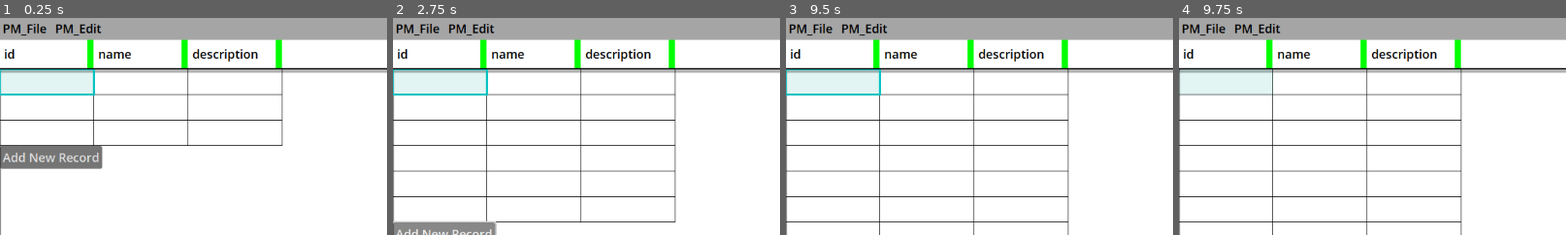
Above: before the commit, frames 1-4 (left to right).
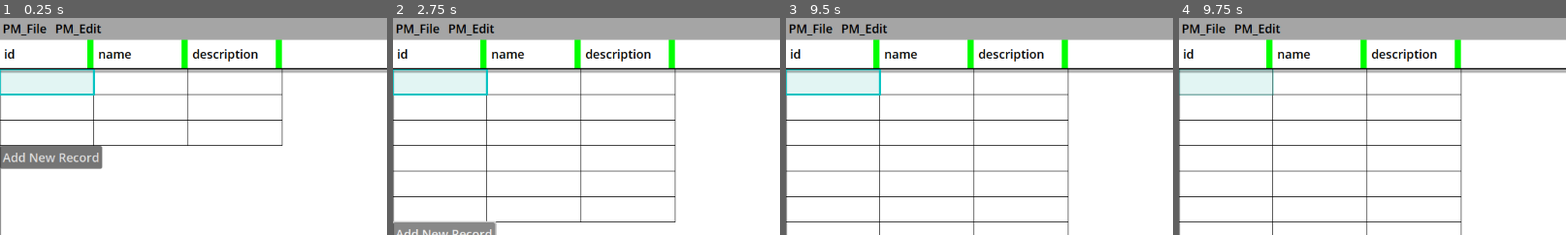
Above: after the commit, the same moments.

Repository: CoolDove/tabro
Game: Godot game, scene res://main.tscn
Same seed, same stepped clock (60 frames per second), same inputs: the game is played once before the commit and once after it.
Inputs (mouse positions are % of the whole screen's width and height, from its top left):
- Up to frame 1 (0.25 s): no input
- Up to frame 2 (2.75 s): click "Add New Record" at 0.5 s; click "Add New Record" at 1.25 s; click "Add New Record" at 2 s
- Up to frame 3 (9.5 s): click "Add New Record" at 2.75 s; click "Add New Record" at 3.5 s; click "Add New Record" at 4.25 s; click "Add New Record" at 5 s; click "Add New Record" at 5.75 s; click "Add New Record" at 6.5 s; click "Add New Record" at 7.25 s; click "Add New Record" at 8 s; click "Add New Record" at 8.75 s
- Up to frame 4 (9.75 s): tap Enter at 9.5 s; drag from (42, 53) to (60, 28) at 9.52 s
The pictures show only the part of the screen within x 0-50%, y 0-50%; the shares and areas given below are measured in that part.

Frames 1-3 are identical in both runs. In frame 4, 0.3% of the frame differs, in the area x 0-25%, y 23-36%.

Commit message:
show sth in inspector

Diff:
--- a/main.tscn
+++ b/main.tscn
@@ -77,7 +77,9 @@
 
 [node name="Inspector" type="VBoxContainer" parent="Window/Body/Inspector"]
 custom_minimum_size = Vector2(180, 0)
-layout_mode = 0
-offset_left = 972.0
-offset_right = 1152.0
-offset_bottom = 612.0
+layout_mode = 1
+anchors_preset = 15
+anchor_right = 1.0
+anchor_bottom = 1.0
+grow_horizontal = 2
+grow_vertical = 2
--- a/scenes/table_edit.gd
+++ b/scenes/table_edit.gd
@@ -155,7 +155,8 @@
 				var w = fields[i].width
 				width += w
 			var select_rect = Rect2i(xmin, p.y*cell_height, width, (s.y + 1)*cell_height)
-			grid.draw_rect(select_rect, Color(0x22afa222), true, 2)
+			grid.draw_rect(select_rect, Color(0x22afa222), true)
+			grid.draw_rect(select_rect, Color(0x22afa255), false, 2)
 
 		if draw_hover_cell is Rect2:
 			grid.draw_rect(draw_hover_cell, Color(0x00c2c1ff), false, 3)
@@ -256,26 +257,41 @@
 	grid.queue_redraw()
 
 func _update_select(new_select_region: Rect2i):
-	if select_region == new_select_region:
-		return
-
 	select_region = new_select_region
 	grid.queue_redraw()
-	# To instantiate the cell value editor.
-	#var celledit = _get_celledit_from_hover_cell(hover_cell)
-	#var data_row_idx = hover_cell.y
-	#var data_col_idx = hover_cell.x
-	#var fieldinfo = fields[hover_cell.x]
-	#if celledit != null:
-		#var edit = CellValueEdit.new(data.records[data_row_idx][data_col_idx], CellValueEdit.CellType.STRING)
-		#edit.size = Vector2(fieldinfo.width+1, cell_height+1)
-		#add_child(edit)
-		#edit.global_position = celledit.global_position + Vector2(-1, -1)
-		#cell_value_edit = edit
-		#edit.on_edit_finish.connect(func(value):
-			#data.records[data_row_idx][data_col_idx] = value
-			#call_defefdrawrred("refresh")
-		#)
+	if Main.instance:
+		var inspector = Main.request_inspector()
+		if new_select_region.size == Vector2i.ZERO:
+			var cell = select_region.position
+			var data_row_idx = cell.y
+			var data_col_idx = cell.x
+			var lb = Label.new()
+			lb.add_theme_color_override("font_color", Color.BLACK)
+			lb.text = "Record %s .%s" % [cell.y, fields[cell.x].name]
+			lb.size_flags_horizontal = Control.SIZE_EXPAND_FILL
+			inspector.add_child(lb)
+			var text_edit = TextEdit.new()
+			text_edit.text = data.records[cell.y][cell.x]
+			text_edit.text_changed.connect(func():
+				data.records[cell.y][cell.x] = text_edit.text
+				refresh()
+			)
+			text_edit.size_flags_horizontal = Control.SIZE_EXPAND_FILL
+			text_edit.custom_minimum_size.y = 360
+			inspector.add_child(text_edit)
+			# To instantiate the quick cell value editor.
+			var celledit = _get_celledit_from_hover_cell(hover_cell)
+			var fieldinfo = fields[hover_cell.x]
+			if celledit != null:
+				var edit = CellValueEdit.new(data.records[data_row_idx][data_col_idx], CellValueEdit.CellType.STRING)
+				edit.size = Vector2(fieldinfo.width+1, cell_height+1)
+				add_child(edit)
+				edit.global_position = celledit.global_position + Vector2(-1, -1)
+				cell_value_edit = edit
+				edit.on_edit_finish.connect(func(value):
+					data.records[data_row_idx][data_col_idx] = value
+					call_deferred("refresh")
+				)
 
 func _get_celledit_from_hover_cell(hover: Vector2i) -> Control:
 	if data == null:
--- a/system/main.gd
+++ b/system/main.gd
@@ -5,6 +5,7 @@
 @onready var popupm_file = $Window/MenuBar/PM_File
 @onready var popupm_edit = $Window/MenuBar/PM_Edit
 @onready var main_panel = $Window/Body/MainPanel
+@onready var inspector_panel :VBoxContainer= $Window/Body/Inspector/Inspector
 
 static var instance : Main
 
@@ -89,6 +90,15 @@
 	empty_table.add_record()
 	_open_data(empty_table)
 
+
+static func request_inspector() -> VBoxContainer:
+	if instance == null:
+		return null
+	for child in instance.inspector_panel.get_children():
+		instance.inspector_panel.remove_child(child)
+		child.queue_free()
+	return instance.inspector_panel
+
 func action_open_file():
 	var fdialog = FileDialog.new()
 	fdialog.mode = Window.MODE_WINDOWED
